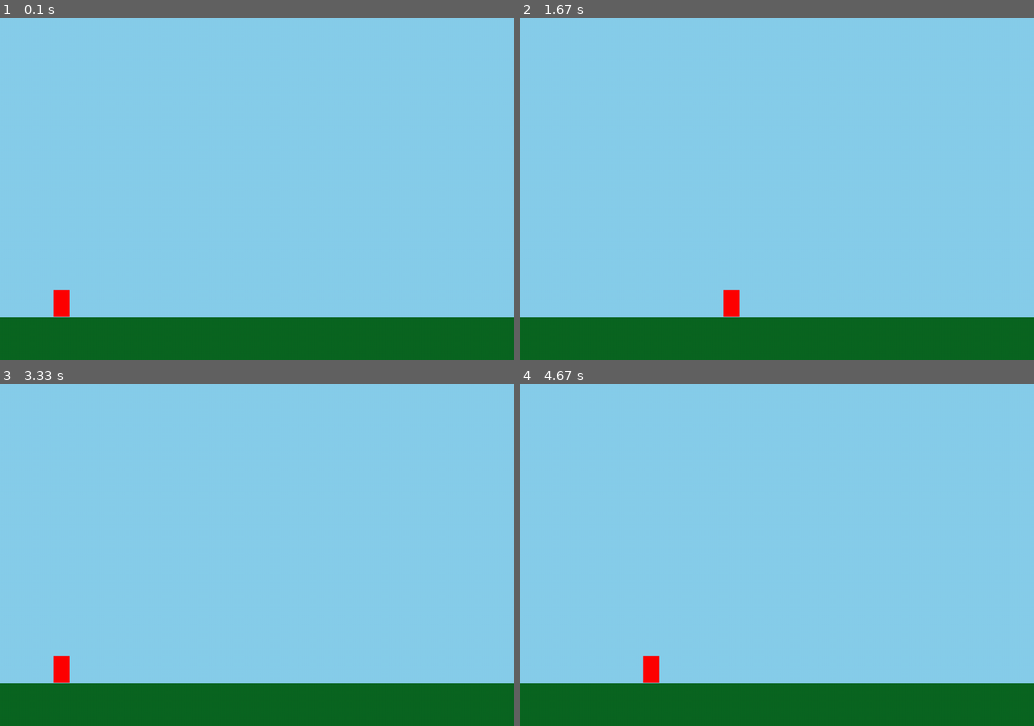
Above: before the commit, frames 1-4 (two rows, left to right).
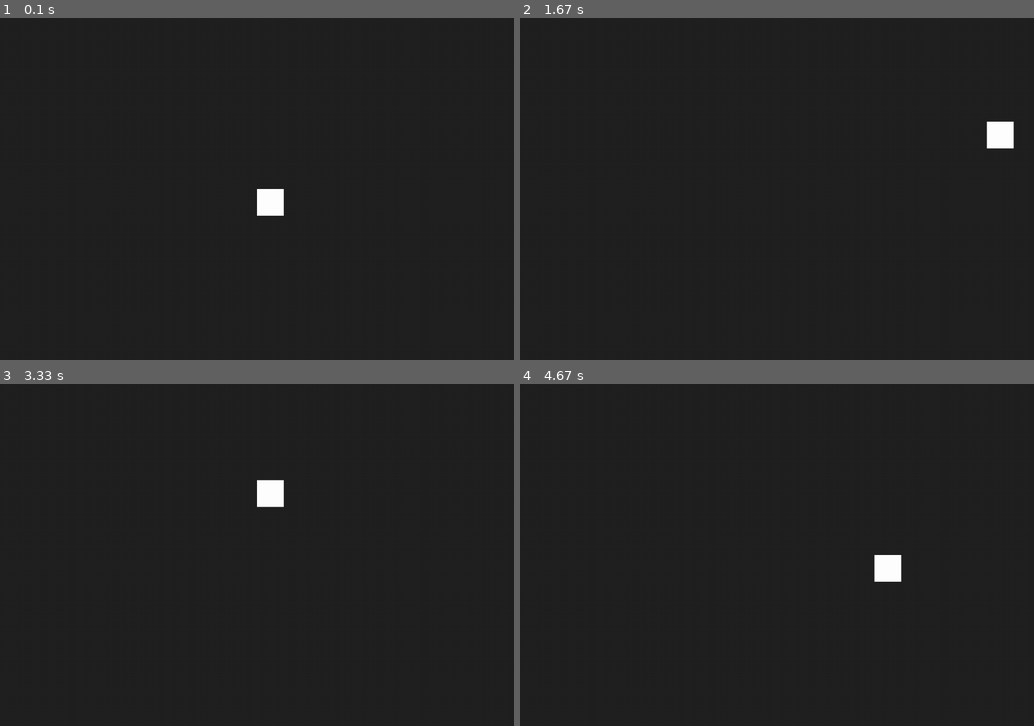
Above: after the commit, the same moments.

Repository: coronadoapps/Pygame0000
Game: pygame game, started from mytestgame.py
Same seed, same stepped clock (60 frames per second), same inputs: the game is played once before the commit and once after it.
Inputs:
- Up to frame 1 (0.1 s): no input
- Up to frame 2 (1.67 s): hold Right 0.33-0.8 s; hold Up 0.83-1.13 s; hold Right 1.17-1.63 s
- Up to frame 3 (3.33 s): hold Left 1.67-2.2 s; hold Down 2.23-2.53 s; hold Left 2.57-2.97 s; hold Up from 3 s (still down)
- Up to frame 4 (4.67 s): release Up at 3.37 s; hold Right 3.4-4.03 s; hold Down 4.07-4.43 s; hold Left from 4.47 s (still down)

The runs differ from the first frame. In frame 1, 100% of the frame differs, in the area x 0-100%, y 0-100%; in frame 2, 100%; in frame 3, 100%; in frame 4, 100%.

Commit message:
segundo commit

Diff:
--- a/mytestgame.py
+++ b/mytestgame.py
@@ -1,4 +1,4 @@
-import pygame, sys
+import pygame, sys, random
 from pygame.locals import *
 
 #COLORS
@@ -13,31 +13,51 @@
 
 #Initialize the pygame
 pygame.init()
-
-size = (960,640)
+WINDOW_WIDTH = 960
+WINDOW_HEIGHT = 640
+size = (WINDOW_WIDTH,WINDOW_HEIGHT)
 
 screen = pygame.display.set_mode(size)
-pygame.display.set_caption("My Test Game")
+pygame.display.set_caption("My Game")
 
 clock = pygame.time.Clock()
 
-width = 30
+width = 50
 height = 50
 
-x = 100
-y = 559 - height
+x = WINDOW_WIDTH/2
+y = WINDOW_HEIGHT/2
 
-dx = 5
-dy = 5
+dx = 7
+dy = 7
 
 isJump = False
 jumpCount = 10
 
 def close():
+    pygame.quit()
     sys.exit()
-    pygame.quit()
+
+
+def drawGrid():
+    blockSize = 80 #Set the size of the grid block
+    for x in range(WINDOW_WIDTH):
+        for y in range(WINDOW_HEIGHT):
+            rect = pygame.Rect(x*blockSize, y*blockSize,
+                               blockSize, blockSize)
+            pygame.draw.rect(screen, WHITE, rect, 1)
+
+def drawFood():
+    random_color = (random.uniform(0,255), random.uniform(0,255), random.uniform(0,255))
+    random_pos = (random.uniform(0,WINDOW_WIDTH), random.uniform(0,WINDOW_HEIGHT))
+
+    for x in range(WINDOW_WIDTH):
+        for y in range(WINDOW_HEIGHT):
+            pygame.draw.circle(screen, random_color, random_pos, 10)
+
 
 while True:
+
     for event in pygame.event.get():
         if event.type == pygame.QUIT :
             close()
@@ -51,14 +71,14 @@
         x += dx
 
     if not(isJump):
-        #if keys[pygame.K_UP] and y > dy:
-            #y -= dy
+        if keys[pygame.K_UP] and y > dy:
+            y -= dy
 
-        #if keys[pygame.K_DOWN] and y < 640 - height - dy:
-            #y += dy
+        if keys[pygame.K_DOWN] and y < 640 - height - dy:
+            y += dy
 
-        if keys[pygame.K_SPACE]:
-            isJump = True
+        #if keys[pygame.K_SPACE]:
+            #isJump = True
     else:
         if jumpCount >= -10:
             y -= (jumpCount * abs(jumpCount)) * 0.5
@@ -67,11 +87,9 @@
             jumpCount = 10
             isJump = False
 
-    screen.fill(SKY)
+    screen.fill(BACKGROUND)
     #-------------------
-    pygame.draw.rect(screen, RED, (x, y, width, height))
-
-    pygame.draw.rect(screen, GRASS, (0,560,960,80))
+    pygame.draw.rect(screen, WHITE, (x, y, width, height))
     #-------------------
-    pygame.display.flip()
+    pygame.display.update()
     clock.tick(60)
